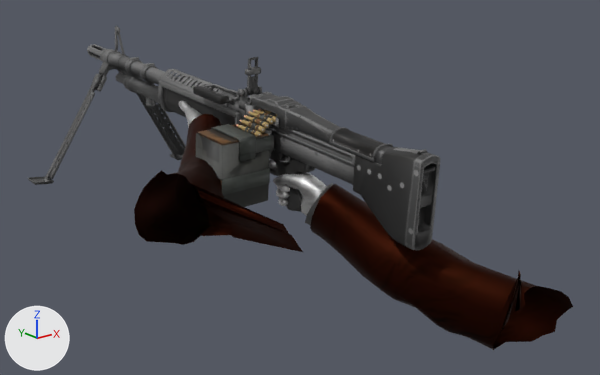
An edit to the OBJ model GameData/Animations/LMG/Fire/frame_21.obj, drawn before and after from the same camera.
Rendered twice from a camera (50 mm lens) standing at (-1.46, -1.54, 0.38) and looking at (0.17, 0.5, -0.44). Every picture has the same lights, and +X, +Y and +Z are marked at lower left. Where no turn or scale is listed for an object, it has been applied to the vertices.
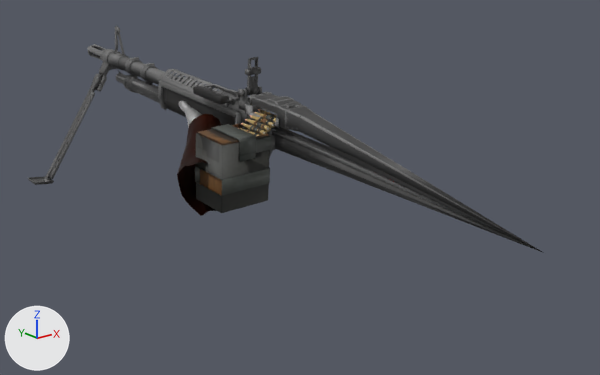
Location of each change, [x1, y1, x2, y2] in pixels of the pictures (600 x 375 px):
'Mesh.005', reshaped (25% wider): before [28, 25, 440, 250]; after [28, 25, 544, 253]
'PlayerModelMerged.001_PlayerModelMerged', reshaped: before [134, 101, 573, 350]; after [177, 101, 222, 216]
part 1 of me_mesh_005, deleted (black): before [125, 71, 436, 212]
part 2 of me_mesh_005, cut back: before [87, 44, 440, 250]; after [87, 48, 297, 149]
part 3 of me_mesh_005, added: after [272, 115, 544, 253]
part 4 of me_playermodelmerged_001_playermodelmerged, deleted: before [269, 159, 326, 216]
part 5 of me_playermodelmerged_001_playermodelmerged, deleted (black): before [310, 184, 573, 350]
part 6 of me_playermodelmerged_001_playermodelmerged, deleted: before [305, 183, 333, 225]
part 7 of me_playermodelmerged_001_playermodelmerged, deleted: before [134, 161, 303, 252]

The change, as a diff of the scene's bpy script:
```diff
--- a/GameData/Animations/LMG/Fire/frame_21.obj.py
+++ b/GameData/Animations/LMG/Fire/frame_21.obj.py
@@ me_mesh_005 @@
 # used by ob_mesh_005; location = (0.0, 0.0, 0.0)
-me_mesh_005.from_pydata(...)  # 10811 vertices, 20781 faces, 17 loose edges; spans x -0.31..0.41, y -0.12..1.78, z -0.61..0.01
+me_mesh_005.from_pydata(...)  # 3878 vertices, 6644 faces, 13 loose edges; spans x -0.31..0.14, y -0.48..1.77, z -0.61..0.01
+# me_mesh_005 part 1: 19 loose pieces with 1311 vertices, spanning x 0.04..0.41, y -0.12..1.64, z -0.61..-0.13, are deleted
+# me_mesh_005 part 2: 181 vertices moved within x -0.1..0.12, y 0.45..1.77, z -0.3..-0.1; 5750 vertices removed from x -0.15..0.15, y -0.12..1.78, z -0.46..-0.06; 127 vertices added at x -0.06..0.11, y 0.47..1.47, z -0.25..-0.02
+# me_mesh_005 part 3: 1 vertex added at x 0.12, y -0.48, z -0.35
 me_mesh_005.materials.append(mat_bits_m)
@@ me_playermodelmerged_001_playermodelmerged @@
 # used by ob_playermodelmerged_001_playermodelmerged; location = (0.0, 0.0, 0.0)
-me_playermodelmerged_001_playermodelmerged.from_pydata(...)  # 1157 vertices, 2192 faces; spans x -0.495..0.462, y -0.367..1.023, z -0.764..-0.203
+me_playermodelmerged_001_playermodelmerged.from_pydata(...)  # 475 vertices, 890 faces; spans x -0.221..0.146, y 0.508..1.023, z -0.482..-0.203
+# me_playermodelmerged_001_playermodelmerged part 4: the loose piece of 328 vertices spanning x 0.044..0.143, y 0.248..0.53, z -0.484..-0.329 is deleted
+# me_playermodelmerged_001_playermodelmerged part 5: the loose piece of 208 vertices spanning x 0.026..0.462, y -0.367..0.329, z -0.764..-0.353 is deleted
+# me_playermodelmerged_001_playermodelmerged part 6: the loose piece of 40 vertices spanning x 0.028..0.168, y 0.191..0.345, z -0.519..-0.353 is deleted
+# me_playermodelmerged_001_playermodelmerged part 7
+# 106 vertices are removed from x -0.495..-0.134, y -0.07..0.607, z -0.484..-0.242
+# 210 faces are deleted
 me_playermodelmerged_001_playermodelmerged.materials.append(mat_gloves)
```
